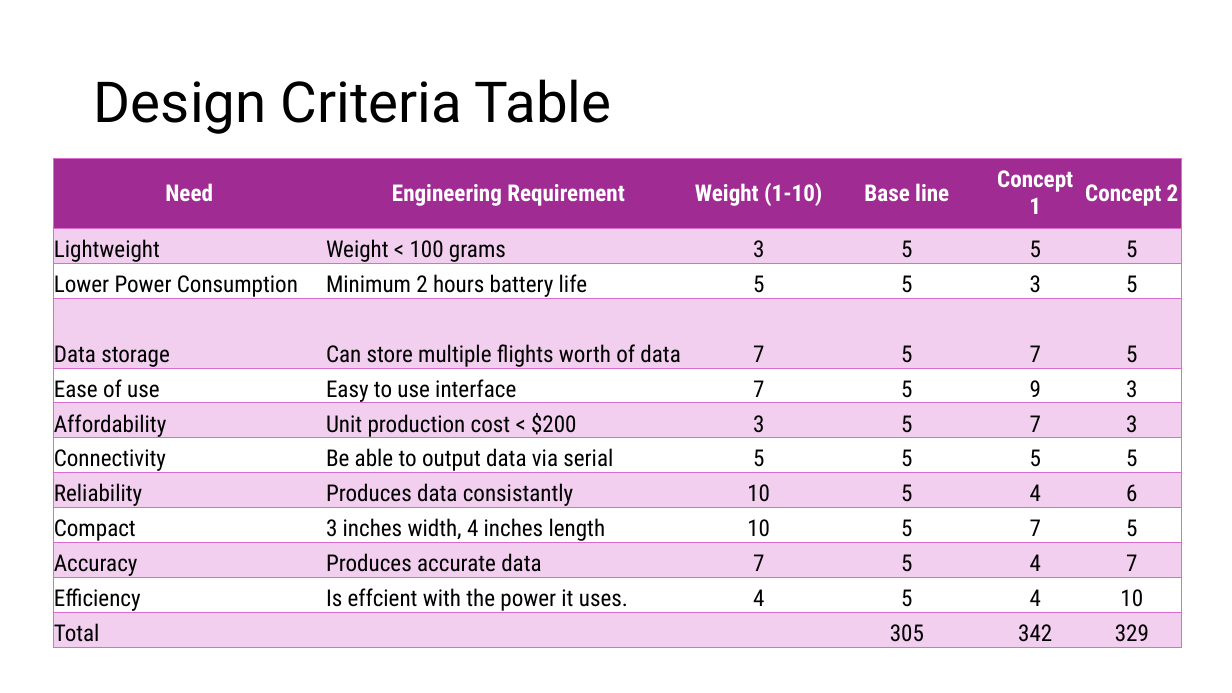
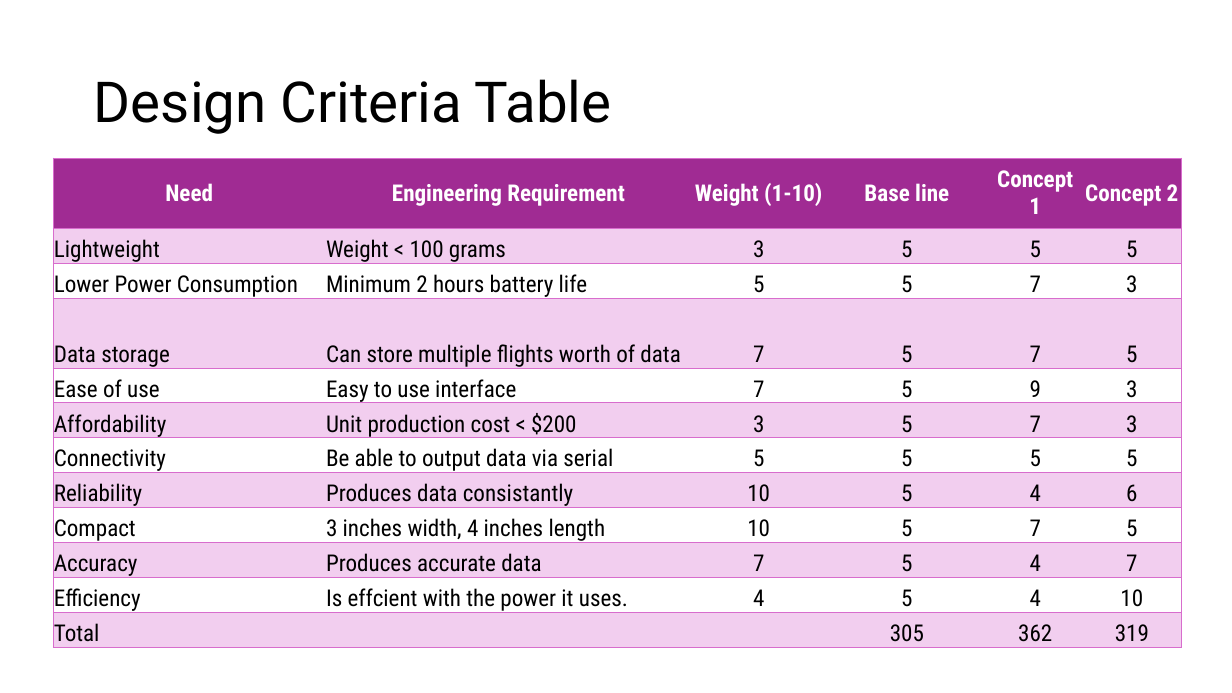
Before and after one commit to Tannyr-Singleterry/ECE590_SeniorDesign, a slide deck: slide 8 of Documents/CDR/CDR_Presentation.pptx. Drawn at 1232x693 pixels with LibreOffice and Linux fonts; fonts in the diff are those of the drawing. Boxes give left, top, right and bottom in pixels: in the first picture for what was removed or moved away, otherwise in the second. Text is boxed around its words. In the diff, an @@ line names an element or a change of style, - is before the commit and + after.

```diff
--- a/Documents/CDR/CDR_Presentation.pptx
+++ b/Documents/CDR/CDR_Presentation.pptx
@@ table at [53, 158, 1182, 648] @@
-row 3, column 5: 3
+row 3, column 5: 7
-row 3, column 6: 5
+row 3, column 6: 3
-row 12, column 5: 342
+row 12, column 5: 362
-row 12, column 6: 329
+row 12, column 6: 319
```
Also in this commit, not shown: 4 other slides changed, 1 other file.
